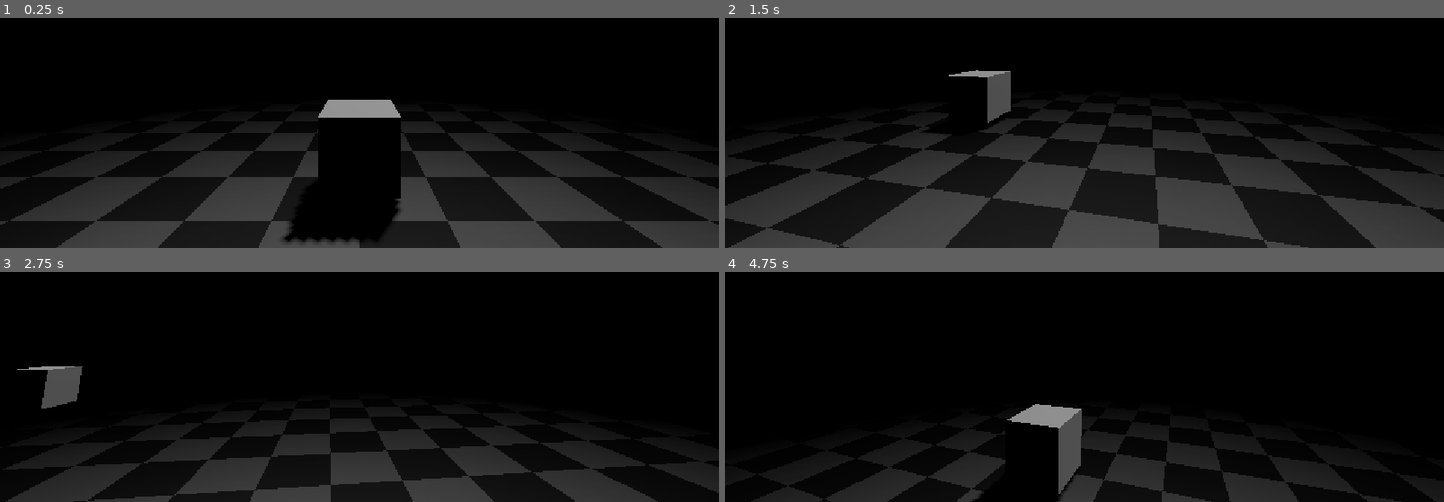
Above: before the commit, frames 1-4 (two rows, left to right).
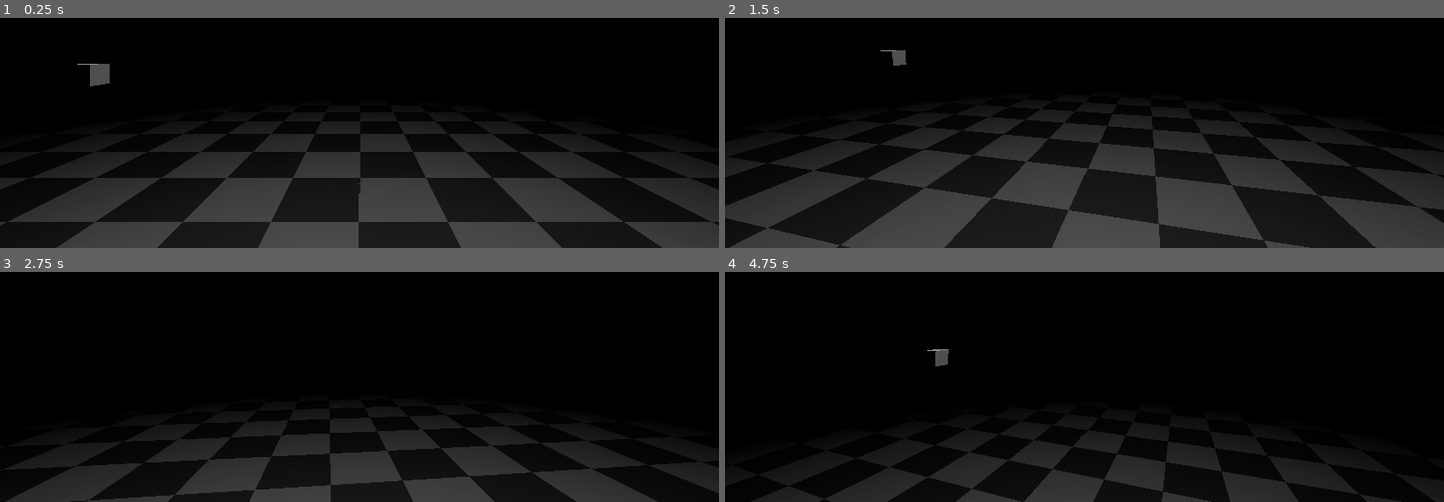
Above: after the commit, the same moments.

Repository: Yaszu-Mage/Voidbound
Game: Godot game, scene res://scenes/baseWorld.tscn
The game is run twice, just before and just after one commit, with the same random seed, the same clock (stepped at 60 frames per second) and the same inputs. The project has no main scene, so this scene is started directly.
Inputs (mouse positions are in pixels of both pictures, inside the frame that each line leads up to):
- Up to frame 1 (0.25 s): no input
- Up to frame 2 (1.5 s): tap Enter (ui_accept) at 0.5, 0.77 s; move the mouse to (1242, 24) at 0.52 s; hold D (right) 0.53-1.28 s; tap Alt at 0.6 s; click (1242, 24) at 0.67 s; move the mouse to (940, 66) at 1.27 s; hold S (back) from 1.28 s (still down); tap Shift at 1.35 s
- Up to frame 3 (2.75 s): tap Enter (ui_accept) at 1.52 s; move the mouse to (outside the picture) at 2.02 s; release S (back) at 2.03 s; hold D (right) from 2.03 s (still down); tap Alt at 2.1 s
- Up to frame 4 (4.75 s): move the mouse to (1048, 380) at 2.77 s; release D (right) at 2.78 s; hold W (forward) 2.78-3.53 s; tap Shift at 2.85, 4.35 s; click (1048, 380) at 2.92 s; tap Enter (ui_accept) at 3.02, 3.77, 4.52 s; move the mouse to (1300, 359) at 3.52 s; hold A (left) from 3.53 s (still down); tap Alt at 3.6 s; move the mouse to (outside the picture) at 4.27 s

The runs differ from the first frame. In frame 1, 6.3% of the frame differs, in the area x 0-100%, y 19-100%; in frame 2, 1.9%; in frame 3, 1.3%; in frame 4, 3.2%.

Commit message:
Started UI + Server Changes + Actual Multiplayer

Diff:
--- /dev/null
+++ b/client/godotandwater/maintheme.tres
@@ -0,0 +1,3 @@
+[gd_resource type="Theme" format=3 uid="uid://bkqsdm1l3qj2i"]
+
+[resource]
--- a/client/godotandwater/project.godot
+++ b/client/godotandwater/project.godot
@@ -16,7 +16,7 @@
 
 [display]
 
-window/stretch/mode="canvas_items"
+window/stretch/mode="viewport"
 window/stretch/aspect="expand"
 
 [editor_plugins]
--- a/client/godotandwater/scenes/player.tscn
+++ b/client/godotandwater/scenes/player.tscn
@@ -74,7 +74,7 @@
 surface_material_override/0 = SubResource("StandardMaterial3D_g4v7s")
 surface_material_override/1 = SubResource("StandardMaterial3D_qhqgy")
 
-[node name="CollisionShape3D" type="CollisionShape3D" parent="." unique_id=674868434]
+[node name="CollisionShape3D" type="CollisionShape3D" parent="." unique_id=674868434 groups=["player"]]
 shape = SubResource("BoxShape3D_mwhv0")
 
 [node name="checker" type="MeshInstance3D" parent="." unique_id=448555297]
--- /dev/null
+++ b/client/godotandwater/scenes/shellPlayer.tscn
@@ -0,0 +1,33 @@
+[gd_scene format=3 uid="uid://dre0q3bd4tqm5"]
+
+[ext_resource type="Script" uid="uid://5vx8hlq384ft" path="res://scripts/shell_player.gd" id="1_5ecby"]
+[ext_resource type="ArrayMesh" uid="uid://glfnrjwyofth" path="res://assets/models/soul.obj" id="1_hmefa"]
+
+[sub_resource type="StandardMaterial3D" id="StandardMaterial3D_5ecby"]
+transparency = 1
+albedo_color = Color(1, 0.07450981, 0, 1)
+emission_enabled = true
+emission = Color(1, 0.07450981, 0, 1)
+
+[sub_resource type="StandardMaterial3D" id="StandardMaterial3D_pxm7q"]
+transparency = 1
+albedo_color = Color(1, 0.07450981, 0, 1)
+emission_enabled = true
+emission = Color(1, 0.07450981, 0, 1)
+emission_energy_multiplier = 0.0
+
+[sub_resource type="BoxShape3D" id="BoxShape3D_nxafj"]
+
+[node name="shell" type="CharacterBody3D" unique_id=2067084496]
+script = ExtResource("1_5ecby")
+
+[node name="cambod" type="Node3D" parent="." unique_id=790966942]
+
+[node name="soul" type="MeshInstance3D" parent="cambod" unique_id=1604461580]
+transform = Transform3D(0.25, 0, 0, 0, 0.25, 0, 0, 0, 0.25, 0, 0, 0)
+mesh = ExtResource("1_hmefa")
+surface_material_override/0 = SubResource("StandardMaterial3D_5ecby")
+surface_material_override/1 = SubResource("StandardMaterial3D_pxm7q")
+
+[node name="CollisionShape3D" type="CollisionShape3D" parent="." unique_id=1283983342 groups=["player"]]
+shape = SubResource("BoxShape3D_nxafj")
--- /dev/null
+++ b/client/godotandwater/scenes/ui.tscn
@@ -0,0 +1,105 @@
+[gd_scene format=3 uid="uid://cv1fwtvtd0bfq"]
+
+[ext_resource type="Script" uid="uid://dxs0vsscoke6h" path="res://scripts/ui.gd" id="1_yev5y"]
+[ext_resource type="Theme" uid="uid://bkqsdm1l3qj2i" path="res://maintheme.tres" id="2_x4jx1"]
+
+[sub_resource type="Theme" id="Theme_xlq6p"]
+
+[sub_resource type="CodeHighlighter" id="CodeHighlighter_yev5y"]
+number_color = Color(0.9647059, 0, 0, 1)
+symbol_color = Color(0.23344907, 0.47615963, 1, 1)
+function_color = Color(0.9241173, 0.016946837, 0.5688067, 1)
+member_variable_color = Color(0.6305108, 0.3437502, 1, 1)
+
+[node name="UI" type="Control" unique_id=464524579]
+layout_mode = 3
+anchors_preset = 0
+offset_right = 40.0
+offset_bottom = 40.0
+script = ExtResource("1_yev5y")
+
+[node name="Window" type="Window" parent="." unique_id=311957716]
+oversampling_override = 1.0
+title = "Code"
+initial_position = 1
+size = Vector2i(256, 300)
+theme = ExtResource("2_x4jx1")
+
+[node name="Control" type="Control" parent="Window" unique_id=1889671632]
+custom_minimum_size = Vector2(256, 300)
+layout_mode = 3
+anchors_preset = 15
+anchor_right = 1.0
+anchor_bottom = 1.0
+grow_horizontal = 2
+grow_vertical = 2
+size_flags_horizontal = 3
+size_flags_vertical = 3
+
+[node name="Codebox" type="VBoxContainer" parent="Window/Control" unique_id=1402528752]
+custom_minimum_size = Vector2(256, 256)
+layout_mode = 0
+offset_right = 256.0
+offset_bottom = 299.0
+grow_horizontal = 2
+grow_vertical = 2
+
+[node name="Panel" type="PanelContainer" parent="Window/Control/Codebox" unique_id=1394877197]
+custom_minimum_size = Vector2(256, 36)
+layout_mode = 2
+
+[node name="MarginContainer" type="MarginContainer" parent="Window/Control/Codebox/Panel" unique_id=1435429393]
+layout_mode = 2
+theme_override_constants/margin_left = 4
+theme_override_constants/margin_top = 4
+theme_override_constants/margin_right = 4
+theme_override_constants/margin_bottom = 4
+
+[node name="HBoxContainer" type="HBoxContainer" parent="Window/Control/Codebox/Panel/MarginContainer" unique_id=1368516572]
+layout_mode = 2
+
+[node name="file" type="Button" parent="Window/Control/Codebox/Panel/MarginContainer/HBoxContainer" unique_id=2126017840]
+layout_mode = 2
+text = "File"
+
+[node name="load" type="Button" parent="Window/Control/Codebox/Panel/MarginContainer/HBoxContainer" unique_id=551617122]
+layout_mode = 2
+text = "Load"
+
+[node name="save" type="Button" parent="Window/Control/Codebox/Panel/MarginContainer/HBoxContainer" unique_id=1783139400]
+layout_mode = 2
+text = "Save"
+
+[node name="CodeEdit" type="CodeEdit" parent="Window/Control/Codebox" unique_id=1576846372]
+custom_minimum_size = Vector2(256, 270)
+layout_mode = 2
+theme = SubResource("Theme_xlq6p")
+text = "#Hiya so this just GDScript"
+placeholder_text = "func baller():
+	pass"
+backspace_deletes_composite_character_enabled = true
+wrap_mode = 1
+indent_wrapped_lines = true
+syntax_highlighter = SubResource("CodeHighlighter_yev5y")
+highlight_all_occurrences = true
+highlight_current_line = true
+code_completion_enabled = true
+auto_brace_completion_enabled = true
+
+[node name="windowcam" type="Camera2D" parent="Window" unique_id=1491328529]
+
+[node name="Camera2D" type="Camera2D" parent="." unique_id=689789167]
+
+[node name="HBoxContainer" type="HBoxContainer" parent="." unique_id=2008437668]
+layout_mode = 0
+offset_left = -577.0
+offset_top = -323.0
+offset_right = 581.0
+offset_bottom = 325.0
+
+[node name="SubViewportContainer" type="SubViewportContainer" parent="HBoxContainer" unique_id=331545281]
+layout_mode = 2
+
+[node name="SubViewport" type="SubViewport" parent="HBoxContainer/SubViewportContainer" unique_id=68901021]
+handle_input_locally = false
+render_target_update_mode = 4
--- a/client/godotandwater/scripts/player.gd
+++ b/client/godotandwater/scripts/player.gd
@@ -4,6 +4,8 @@
 const SPEED = 5.0
 const JUMP_VELOCITY = 4.5
 @onready var camera = $cambod/Camera3D
+func _ready() -> void:
+	self.global_position = Vector3(randi_range(0,16),self.global_position.y,randi_range(0,16))
 
 func _physics_process(delta: float) -> void:
 	# Add the gravity.
--- /dev/null
+++ b/client/godotandwater/scripts/shell_player.gd
@@ -0,0 +1 @@
+extends CharacterBody3D
--- /dev/null
+++ b/client/godotandwater/scripts/ui.gd
@@ -0,0 +1,14 @@
+extends Control
+@onready var window : Window = $Window
+
+func _ready() -> void:
+	window.popup()
+	center_camera_on_control()
+
+@onready var camera: Camera2D = $Window/windowcam
+@onready var control_node: Control = $Window/Control
+
+func center_camera_on_control() -> void:
+	# Get the center offset of the Control node
+	var control_center: Vector2 = control_node.global_position + (control_node.size * control_node.scale) / 2.0
+	camera.global_position = control_center
--- a/client/godotandwater/scripts/world.gd
+++ b/client/godotandwater/scripts/world.gd
@@ -1,8 +1,9 @@
 extends Node3D
 
 
-@export var websocketUrl = "wss://socket.yaszu.xyz"
+@export var websocketUrl = "ws://localhost:8081"
 
+@export var shell = preload("res://scenes/shellPlayer.tscn")
 var socket = WebSocketPeer.new()
 @onready var player = $player
 
@@ -33,10 +34,9 @@
 			var packet := socket.get_packet()
 			if socket.was_string_packet():
 				var response_text := packet.get_string_from_utf8()
-				print("Received text: ", response_text)
+				#print("Received text: ", response_text)
 				# Optional: Parse JSON response
 				var data = JSON.parse_string(response_text)
-				print(typeof(data))
 				if data == null:
 					print("Non-Json Message: ", response_text)
 					continue
@@ -62,9 +62,27 @@
 			if data.has("uuid"):
 				player.name = data["uuid"]
 				print("UUID ", data["uuid"])
-		"UPDATE":
+		"SELF-UPDATE":
 			var givenPosition = Vector3(data["x"],data["y"],data["z"])
 			if player.global_position.distance_to(givenPosition) <= 10:
 				return
+			else:
+				player.global_position = givenPosition
+		"UPDATE":
+			var activePlayers = data["players"]
+			_handle_array(activePlayers)
+		"PLAYER-INFORMATION":
+			if player.name == data["uuid"]: return
+			if (self.has_node(data["uuid"])):
+				var playerInstance = self.get_node(data["uuid"])
+				var givenPosition = Vector3(data["x"],data["y"],data["z"])
+				playerInstance.global_position = givenPosition
+			else:
+				var shellInstance = shell.instantiate()
+				shellInstance.name = data["uuid"]
+				add_child(shellInstance)
+
+			print(data)
+
 		_:
 			print("Unknown message type: ", data["type"])
Binary file added: client/godotandwater/assets/pictures/heart.png
Not shown, added: client/godotandwater/assets/pictures/heart.png.import
Binary file added: client/godotandwater/assets/pictures/minimize.png
Not shown, added: client/godotandwater/assets/pictures/minimize.png.import
Not shown, added: client/godotandwater/scripts/shell_player.gd.uid
Not shown, added: client/godotandwater/scripts/ui.gd.uid
Not shown, changed: server/.gradle/9.6.0/executionHistory/executionHistory.lock
Not shown, changed: server/.gradle/9.6.0/fileHashes/fileHashes.lock
Not shown, changed: server/.gradle/buildOutputCleanup/buildOutputCleanup.lock
Not shown, changed: server/.gradle/file-system.probe
Not shown, changed: server/build/classes/java/main/org/starSlayer/Player.class
Not shown, changed: server/build/classes/java/main/org/starSlayer/utility/Vector3.class
(and 9 more such lines)
